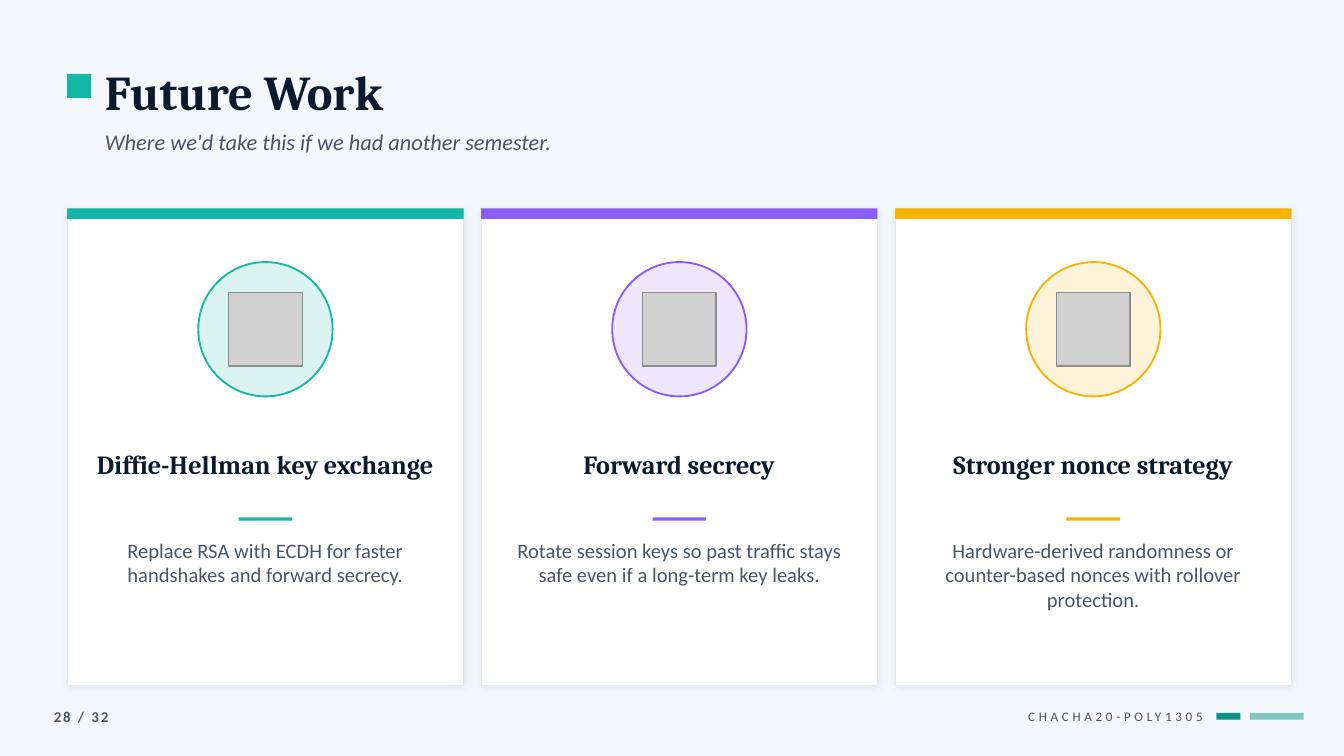
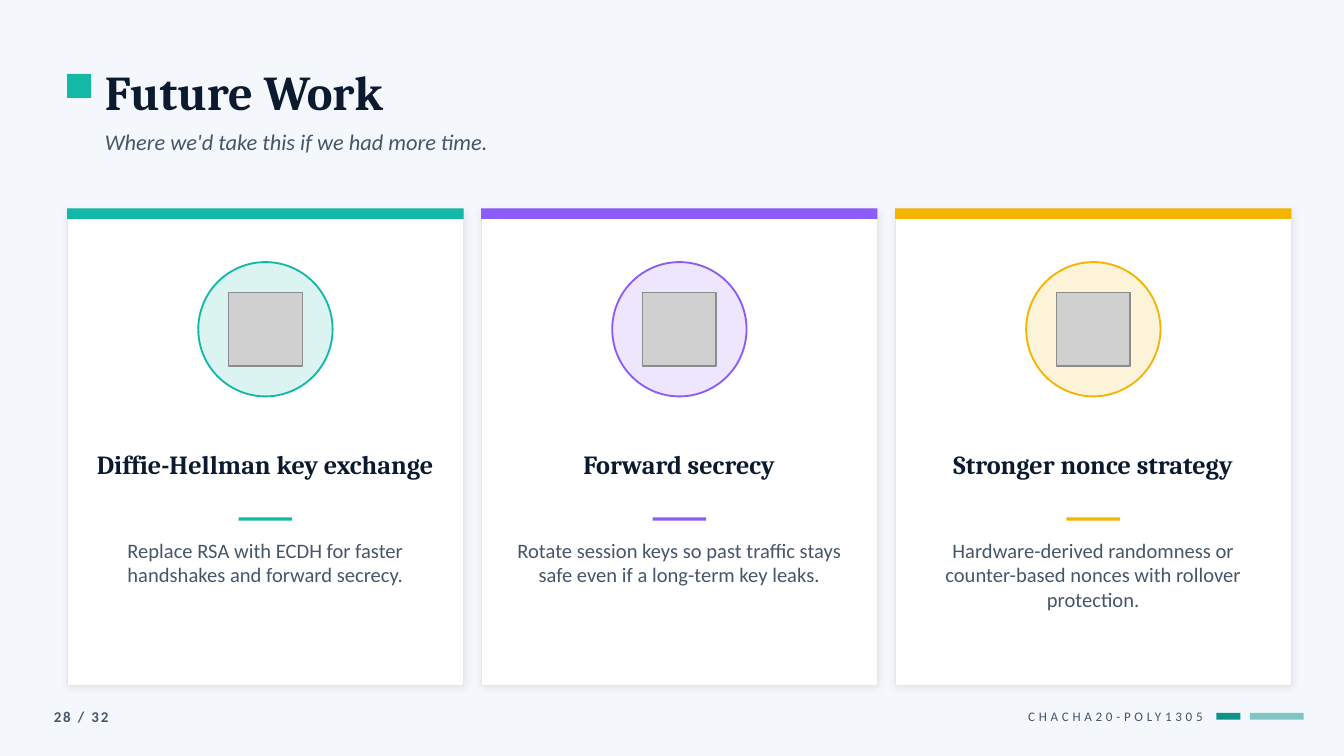
Before and after one commit to AidanLevy05/MATH447-ChatRoom, a slide deck: slide 28 of PowerPoint/MATH_447_Final_Polished.odp. Drawn at 1344x756 pixels with LibreOffice and Linux fonts; fonts in the diff are those of the drawing; grey boxes stand for pictures. Boxes give left, top, right and bottom in pixels: in the first picture for what was removed or moved away, otherwise in the second. Text is boxed around its words. In the diff, an @@ line names an element or a change of style, - is before the commit and + after.

Commit message:
Re-did powerpoint

```diff
--- a/PowerPoint/MATH_447_Final_Polished.odp
+++ b/PowerPoint/MATH_447_Final_Polished.odp
@@ text at <box>105,134,487,153</box>: text changed @@
-Where we'd take this if we had another semester.
+Where we'd take this if we had more time.
```
Also in this commit, not shown: 3 other slides changed.
